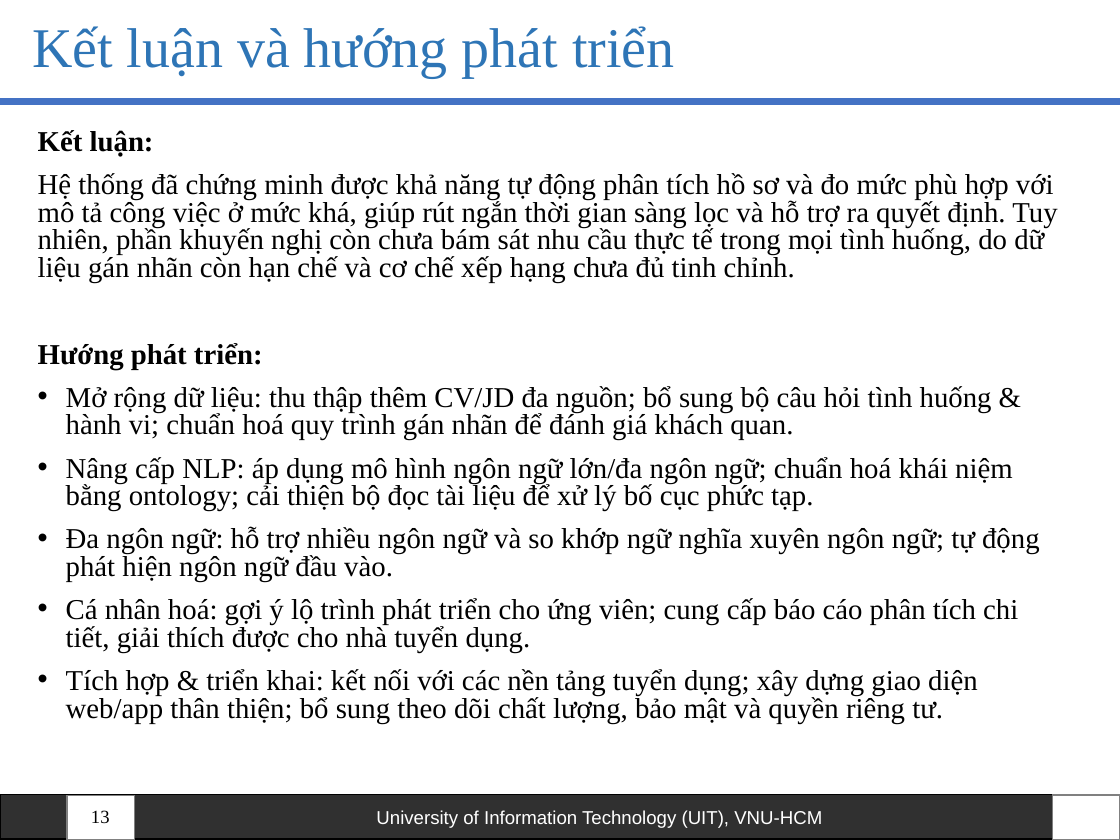
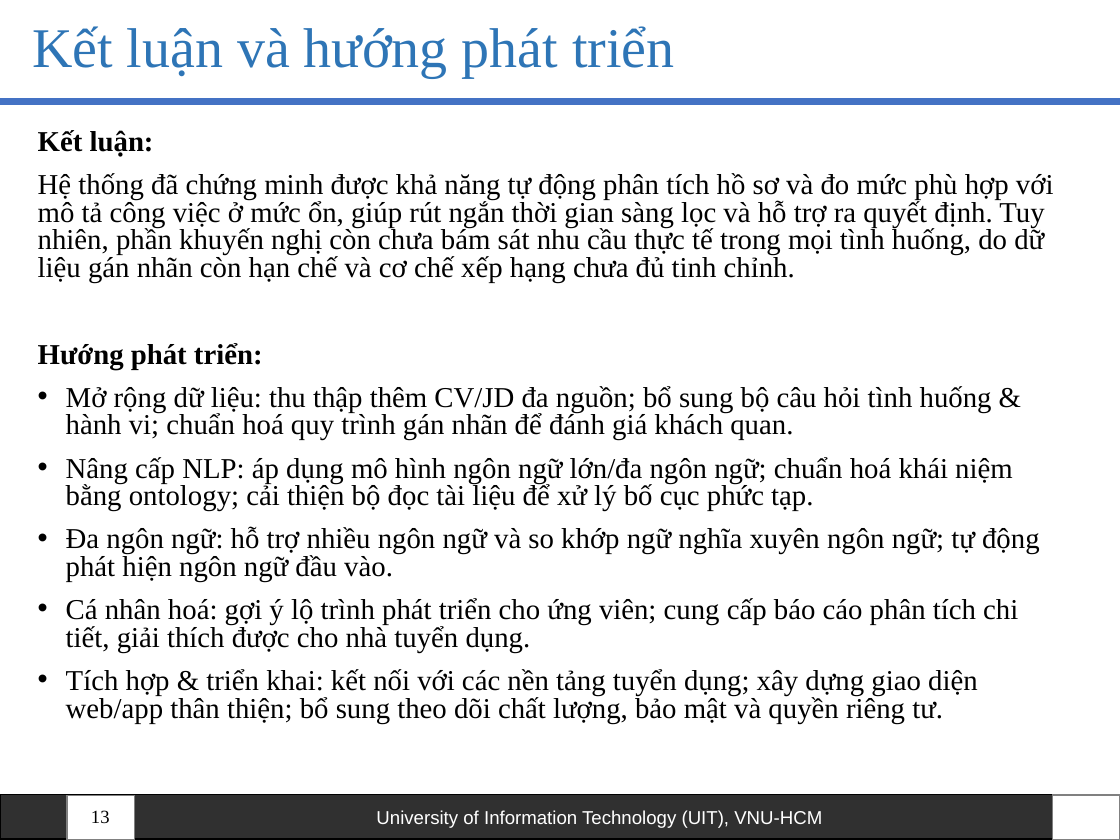
Before and after one commit to HoanHang/AI-UIT, a slide deck: slide 13 of Python_ML/Report/Slide - Bao Cao Cuoi Ki - Python.pptx. Drawn at 1120x840 pixels with LibreOffice and Linux fonts; fonts in the diff are those of the drawing; background and template pictures are left out. Boxes give left, top, right and bottom in pixels: in the first picture for what was removed or moved away, otherwise in the second. Text is boxed around its words. In the diff, an @@ line names an element or a change of style, - is before the commit and + after.

```diff
--- a/Python_ML/Report/Slide - Bao Cao Cuoi Ki - Python.pptx
+++ b/Python_ML/Report/Slide - Bao Cao Cuoi Ki - Python.pptx
@@ text at (38, 173, 1054, 283): text changed @@
-Hệ thống đã chứng minh được khả năng tự động phân tích hồ sơ và đo mức phù hợp với mô tả công việc ở mức khá, giúp rút ngắn thời gian sàng lọc và hỗ trợ ra quyết định. Tuy nhiên, phần khuyến nghị còn chưa bám sát nhu cầu thực tế trong mọi tình huống, do dữ liệu gán nhãn còn hạn chế và cơ chế xếp hạng chưa đủ tinh chỉnh.
+Hệ thống đã chứng minh được khả năng tự động phân tích hồ sơ và đo mức phù hợp với mô tả công việc ở mức ổn, giúp rút ngắn thời gian sàng lọc và hỗ trợ ra quyết định. Tuy nhiên, phần khuyến nghị còn chưa bám sát nhu cầu thực tế trong mọi tình huống, do dữ liệu gán nhãn còn hạn chế và cơ chế xếp hạng chưa đủ tinh chỉnh.
```
Also in this commit, not shown: 4 other slides changed, 1 slide removed.
